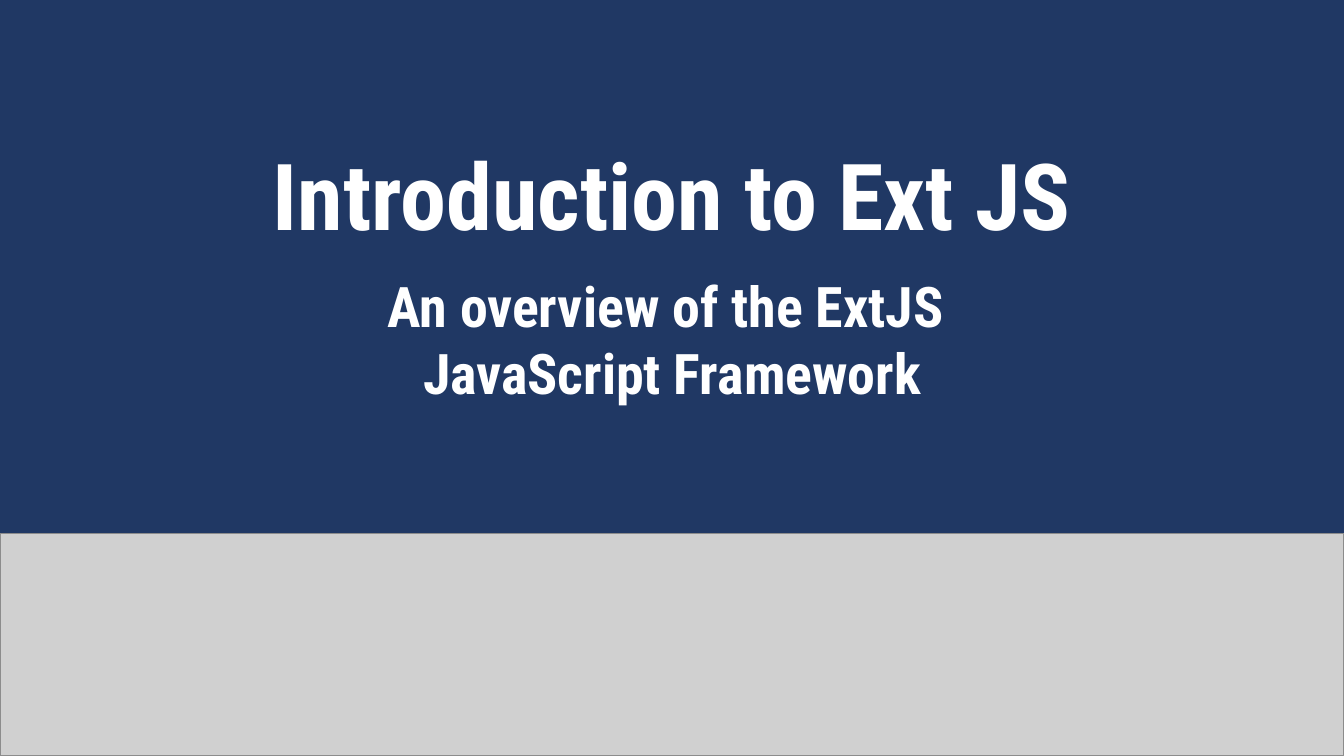
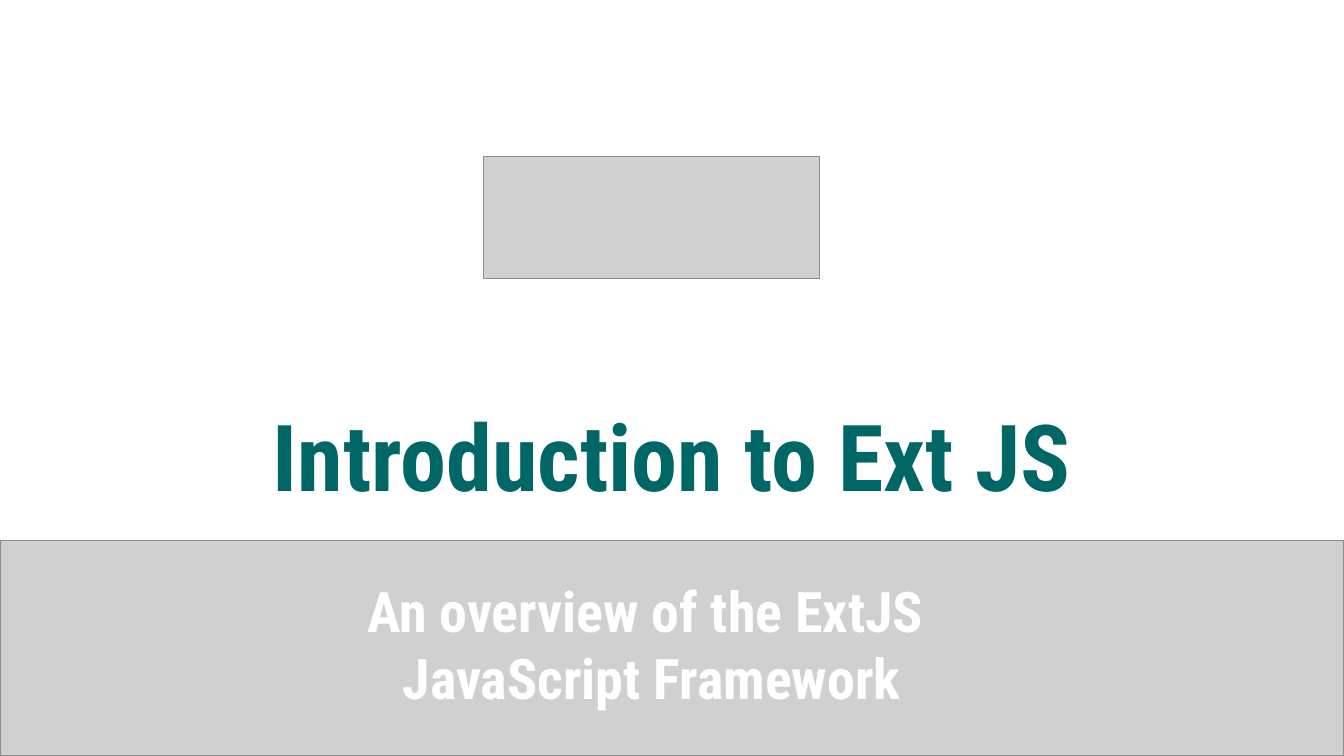
Before and after one commit to cminhho/ExtJS-Presentation, a slide deck: slide 1 of Introduction to Ext JS.pptx. Drawn at 1344x756 pixels with LibreOffice and Linux fonts; fonts in the diff are those of the drawing; grey boxes stand for pictures; background and template pictures are left out. Boxes give left, top, right and bottom in pixels: in the first picture for what was removed or moved away, otherwise in the second. Text is boxed around its words. In the diff, an @@ line names an element or a change of style, - is before the commit and + after.

Commit message:
updating Introduction to ExtJS.pptx

```diff
--- a/Introduction to Ext JS.pptx
+++ b/Introduction to Ext JS.pptx
@@ background picture (left out) to #FFFFFF @@
@@ picture added at (x1=484, y1=156, x2=820, y2=278) @@
@@ text "Introduction to Ext JS" moved from (x1=273, y1=160, x2=1070, y2=231) to (x1=273, y1=421, x2=1070, y2=492) @@
@@ text "Introduction to Ext JS" at (x1=273, y1=421, x2=1070, y2=492): text colour #FFFFFF to #006666 @@
@@ picture resized from (x1=0, y1=533, x2=1344, y2=756) to (x1=0, y1=540, x2=1344, y2=756) @@
@@ text "An overview of the ExtJS" moved from (x1=388, y1=284, x2=944, y2=406) to (x1=367, y1=590, x2=923, y2=710) @@
```
Also in this commit, not shown: 5 other slides changed, 10 slides added, 8 slides removed, 2 other files.
